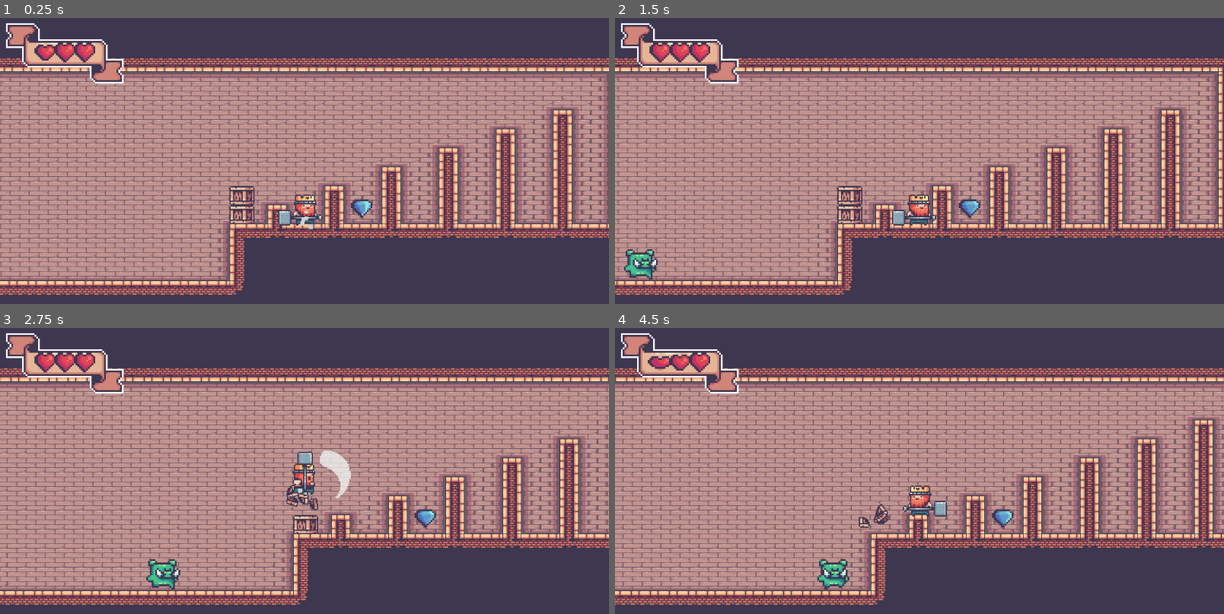
Above: before the commit, frames 1-4 (two rows, left to right).
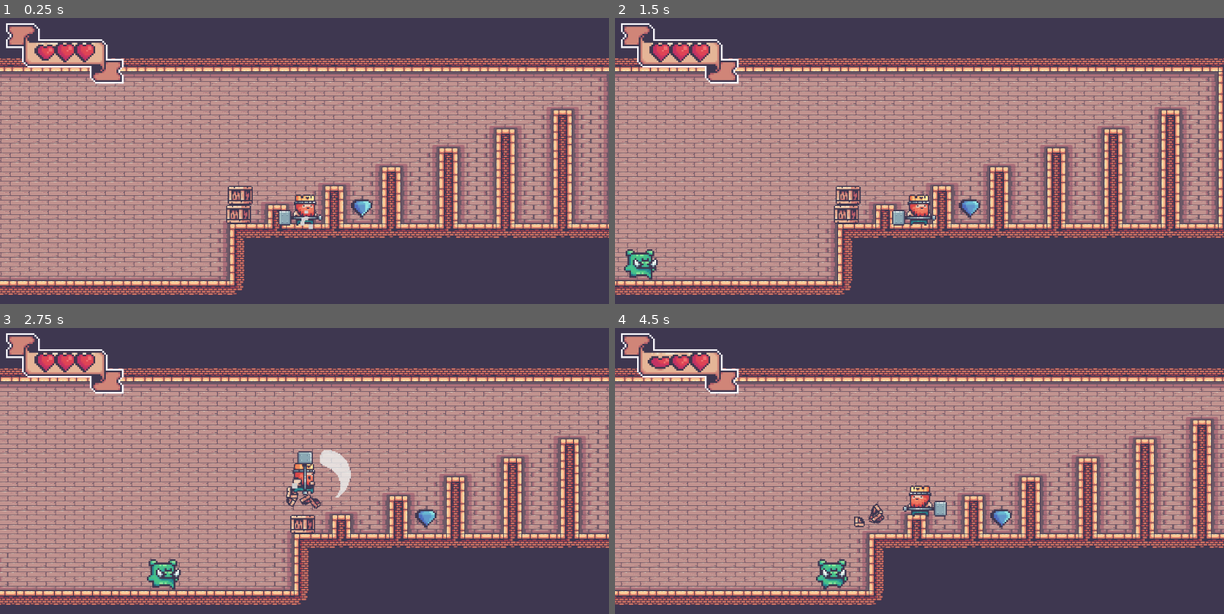
Above: after the commit, the same moments.

Repository: haihala/VIM.MT.310-Game-Project-2
Game: Godot game, scene res://scenes/MainScene.tscn
Same seed, same stepped clock (60 frames per second), same inputs: the game is played once before the commit and once after it.
Inputs:
- Up to frame 1 (0.25 s): no input
- Up to frame 2 (1.5 s): hold Right (move_right) 0.53-1.28 s; hold Space (attack) 0.53-1.28 s; tap Up (jump) at 0.77 s; hold Left (move_left) from 1.28 s (still down); tap Space (attack) at 1.35 s
- Up to frame 3 (2.75 s): tap Up (jump) at 1.52 s; release Left (move_left) at 2.03 s; hold Right (move_right) from 2.03 s (still down); hold Space (attack) from 2.03 s (still down)
- Up to frame 4 (4.5 s): release Space (attack) at 2.78 s; tap Space (attack) at 2.85, 4.35 s; tap Up (jump) at 3.02, 3.77 s; release Right (move_right) at 3.53 s; hold Space (attack) 3.53-4.28 s; hold Left (move_left) from 3.53 s (still down)

The runs differ from the first frame. In frame 1, 0.4% of the frame differs, in the area x 37-42%, y 58-72%; in frame 2, 0.4%; in frame 3, 8.9%; in frame 4, 17%, in the area x 0-100%, y 14-97%.

Commit message:
Move boxes so pig won't get up to kill you in spawn

Diff:
--- a/scenes/levels/DevLevel.tscn
+++ b/scenes/levels/DevLevel.tscn
@@ -20,7 +20,7 @@
 new_scene = ExtResource( 1 )
 
 [node name="Crate" parent="." instance=ExtResource( 2 )]
-position = Vector2( -10, -79 )
+position = Vector2( -16, -80 )
 
 [node name="Crate2" parent="." instance=ExtResource( 2 )]
-position = Vector2( -10, -111 )
+position = Vector2( -13, -112 )
